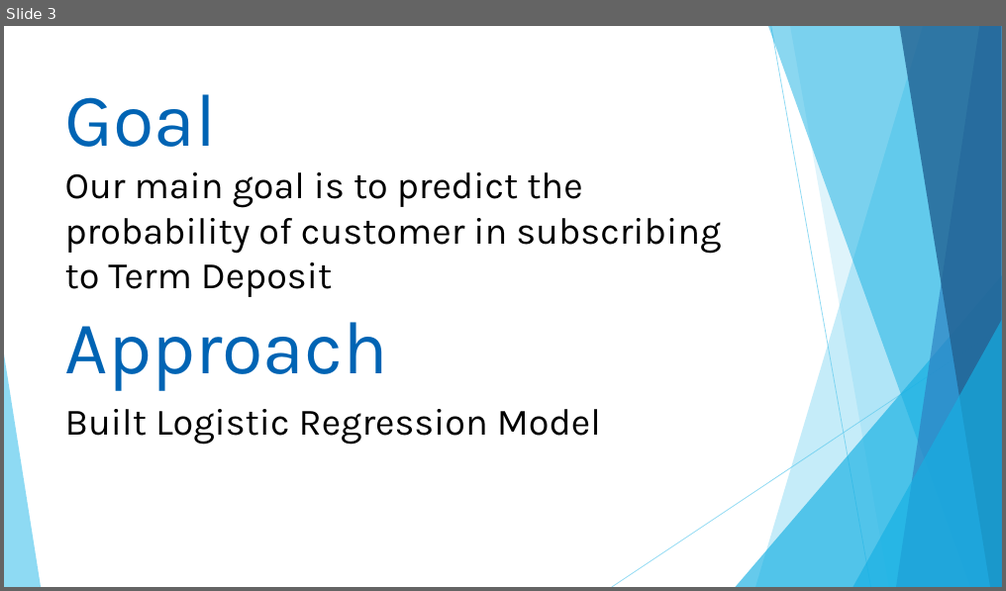
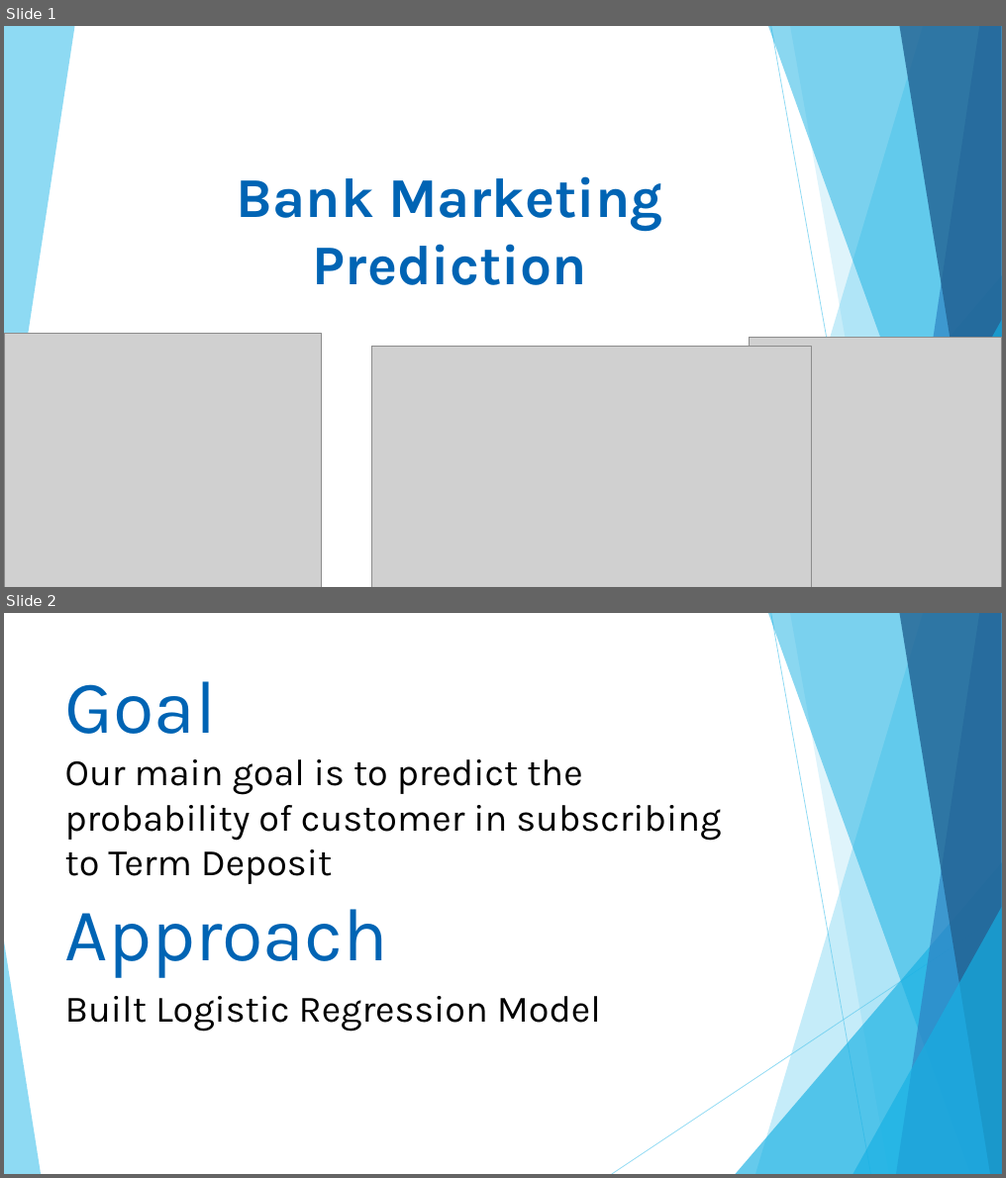
Before and after one commit to jsiwu94/Data-Hackathon2019-11, a slide deck: PPT .pptx. Shown one above the other, each under a label of ours: slide 3 before the commit, slides 1 and 2 after it. The pictures are 1006x591 and 1006x1178 pixels, drawn with LibreOffice and Linux fonts; fonts in the diff are those of the drawing; grey boxes stand for pictures. Boxes give left, top, right and bottom in pixels: in the first picture for what was removed or moved away, otherwise in the second. Text is boxed around its words. In the diff, an @@ line names an element or a change of style, - is before the commit and + after.

```diff
--- a/PPT .pptx
+++ b/PPT .pptx
@@ slide 1 added at [4,26,1002,587], background #FFFFFF; not listed: 9 template elements that a slide beside it also shows @@
@@ freeform shape added at [4,26,74,491], fill #5FCBEF at 70% opacity @@
@@ title added at [237,176,663,285], 54 pt, text #0064B4, bold @@
+Bank Marketing Prediction
@@ picture added at [4,334,322,587] @@
@@ picture added at [371,346,812,587] @@
@@ picture added at [748,338,1002,587] @@
@@ what was slide 3 is now slide 2 @@
```
Also in this commit, not shown: 2 slides removed, 3 other files.
